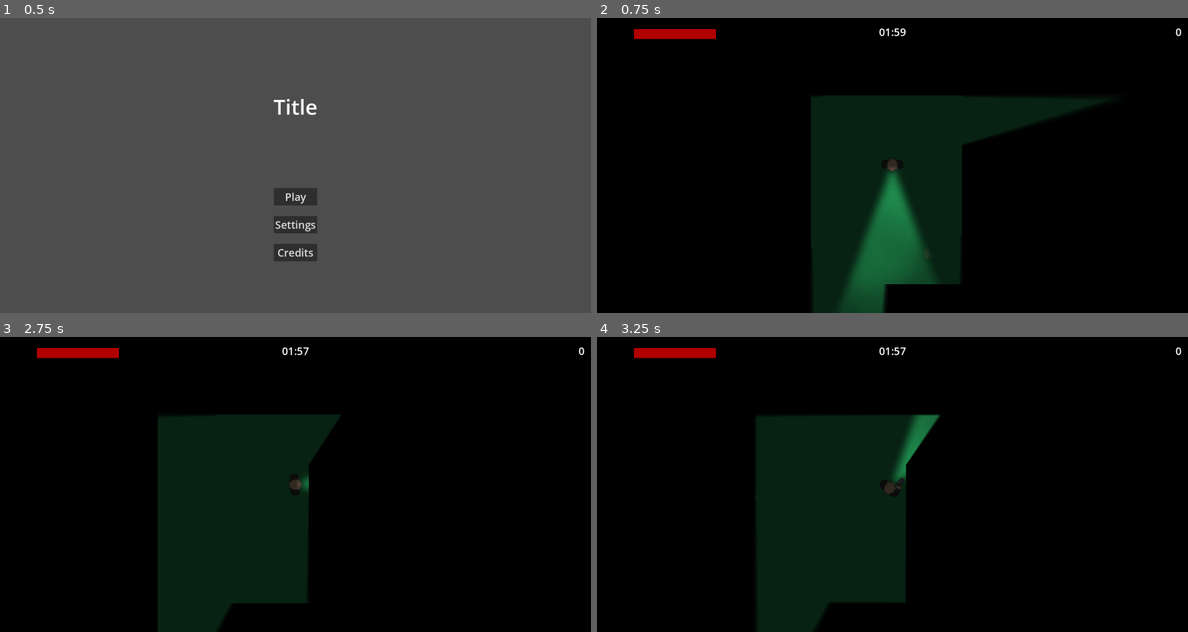
Above: before the commit, frames 1-4 (two rows, left to right).
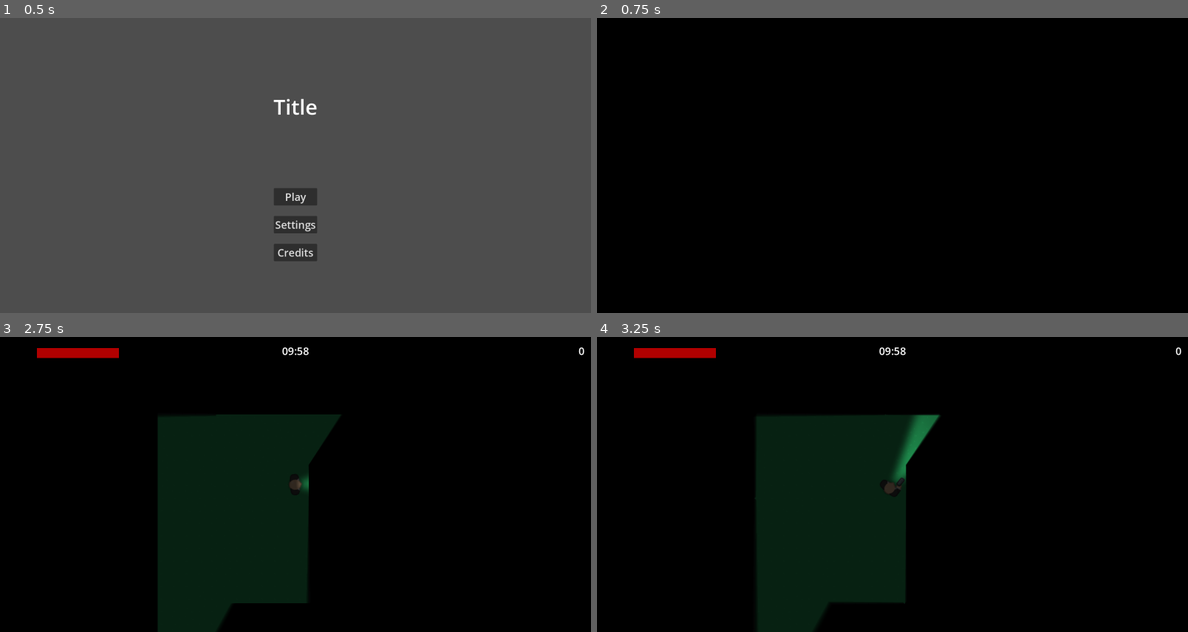
Above: after the commit, the same moments.

Repository: AltairGameStudio/Godot-Wild-Jam-93-Team-1
Game: Godot game, scene res://scenes/main_menu.tscn
The game is run twice, just before and just after one commit, with the same random seed, the same clock (stepped at 60 frames per second) and the same inputs. The engine's default icon, where the game draws it, is replaced by a stand-in: a white triangle on a blue panel in a dark square. Sound files missing from this copy of the repository are replaced by a short silence.
Inputs (mouse positions are in pixels of both pictures, inside the frame that each line leads up to):
- Up to frame 1 (0.5 s): no input
- Up to frame 2 (0.75 s): click "Play" at 0.5 s
- Up to frame 3 (2.75 s): tap Enter (ui_accept) at 1.25, 1.52, 1.55, 1.82 s; move the mouse to (425, 469) at 1.27 s; press the mouse at (425, 469) at 1.28 s; hold D (ui_right) 1.28-2 s; release the mouse at (425, 469) at 2 s; drag from (177, 499) to (325, 481) at 2.02 s
- Up to frame 4 (3.25 s): tap Enter (ui_accept) at 2.75, 3.05 s; move the mouse to (951, 419) at 2.77 s; hold D (ui_right) from 2.78 s (still down); hold Right mouse button (equip) from 2.78 s (still down)

Frame 1 is identical in both runs. In frame 2, 20% of the frame differs, in the area x 6-99%, y 3-100%; in frame 3, less than 0.1%; in frame 4, less than 0.1%.

Commit message:
Adicionando intro

Diff:
--- /dev/null
+++ b/scenes/intro_sequence.tscn
@@ -0,0 +1,44 @@
+[gd_scene format=3 uid="uid://by1dtdp7u74jk"]
+
+[ext_resource type="Script" uid="uid://b13gogwmj7da8" path="res://scripts/intro_sequence.gd" id="1_eda3u"]
+[ext_resource type="AudioStream" uid="uid://bpd1r7ynjin0x" path="res://assets/sound/doorbell-old-tring.ogg" id="1_ilyg3"]
+
+[sub_resource type="LabelSettings" id="LabelSettings_eda3u"]
+font_size = 32
+
+[node name="IntroSequence" type="Control" unique_id=1905447250]
+layout_mode = 3
+anchors_preset = 15
+anchor_right = 1.0
+anchor_bottom = 1.0
+grow_horizontal = 2
+grow_vertical = 2
+script = ExtResource("1_eda3u")
+
+[node name="ColorRect" type="ColorRect" parent="." unique_id=1535533405]
+custom_minimum_size = Vector2(1800, 900)
+layout_mode = 0
+offset_right = 40.0
+offset_bottom = 40.0
+color = Color(0, 0, 0, 1)
+
+[node name="AudioStreamPlayer" type="AudioStreamPlayer" parent="." unique_id=1322273385]
+stream = ExtResource("1_ilyg3")
+
+[node name="Label" type="Label" parent="." unique_id=1729359137]
+custom_minimum_size = Vector2(200, 50)
+layout_mode = 1
+anchors_preset = 8
+anchor_left = 0.5
+anchor_top = 0.5
+anchor_right = 0.5
+anchor_bottom = 0.5
+offset_left = -20.0
+offset_top = -11.5
+offset_right = 20.0
+offset_bottom = 11.5
+grow_horizontal = 2
+grow_vertical = 2
+label_settings = SubResource("LabelSettings_eda3u")
+horizontal_alignment = 1
+vertical_alignment = 1
--- a/scripts/game_manager.gd
+++ b/scripts/game_manager.gd
@@ -1,7 +1,7 @@
 extends Node
 
 # Tempo até o jogo acabar
-var total_time: float = 120.0
+var total_time: float = 600.0
 var time_remaining: float
 var points: int = 0
 var is_game_over: bool = true
--- /dev/null
+++ b/scripts/intro_sequence.gd
@@ -0,0 +1,69 @@
+extends Control
+
+@onready var audio_player = $AudioStreamPlayer
+@onready var story_label = $Label
+
+var game_scene = load("res://scenes/world.tscn")
+
+var story_lines = [
+	"You are the best bounty hunter around. Prove it.",
+	"A rival gang is laying low in that building after hitting one of my spots.",
+	"They locked themselves deep inside, waiting for their extraction team.",
+	"I need you to break in, but listen: I want them alive.",
+	"They know where my stolen goods are. Only shoot if you really have to.",
+	"The more guys you capture alive, the more money you make.",
+	"And if you do it fast, I will give you a big bonus.",
+	"Look around for items and keys to open their safe rooms.",
+	"Always keep your weapon drawn when approaching. It makes them give up... sometimes.",
+	"If you walk up with your gun down, they will attack...",
+	"...and you will have to kill them. I don't want that.",
+	"Their heavy backup is already on the way.",
+	"The moment you break the front door, you have exactly 10 minutes.",
+	"Get the guys, get the info, and get out fast."
+]
+
+func _ready():
+	# Garante que a tela comece sem texto
+	story_label.text = ""
+	play_intro()
+
+func play_intro():
+	# Toca o som do telefone e espera ele terminar
+	audio_player.play()
+	print("oi1")
+
+	# Aguarda até que o áudio termine de tocar
+	await audio_player.finished
+	await get_tree().create_timer(1.0).timeout
+
+	# Tempo de espera entre cada letra
+	var typing_speed = 0.03
+	print("oi1")
+	for sentence in story_lines:
+		story_label.text = sentence
+		# Começa com 0 letras visíveis
+		story_label.visible_characters = 0
+
+		# Revela uma letra por vez
+		for i in range(story_label.get_total_character_count()):
+			story_label.visible_characters += 1
+			await get_tree().create_timer(typing_speed).timeout
+
+		await get_tree().create_timer(2.5).timeout
+
+		# Limpa a tela para a próxima frase
+		story_label.text = ""
+		await get_tree().create_timer(0.5).timeout
+
+	# Transição para o jogo principal após a história
+	start_game()
+
+func start_game():
+	GameManager.start_game()
+	var error = get_tree().change_scene_to_packed(game_scene)
+	if error != OK:
+		print("Erro ao carregar a cena do jogo: ", error)
+
+func _input(event):
+	if event.is_action_pressed("ui_accept") or event.is_action_pressed("ui_cancel"):
+		start_game()
--- a/scripts/main_menu.gd
+++ b/scripts/main_menu.gd
@@ -1,12 +1,7 @@
 extends Control
 
-var game_scene = load("res://scenes/world.tscn")
-
 func _on_play_button_pressed() -> void:
-	GameManager.start_game()
-	var error = get_tree().change_scene_to_packed(game_scene)
-	if error != OK:
-		print("Erro ao carregar a cena do jogo: ", error)
+	get_tree().change_scene_to_file("res://scenes/intro_sequence.tscn")
 
 func _on_settings_button_pressed() -> void:
 	$SettingsScreen.visible = true
Not shown, added: assets/sound/doorbell-old-tring.ogg.import
Not shown, added: scripts/intro_sequence.gd.uid
Not shown, added: assets/sound/doorbell-old-tring.ogg
